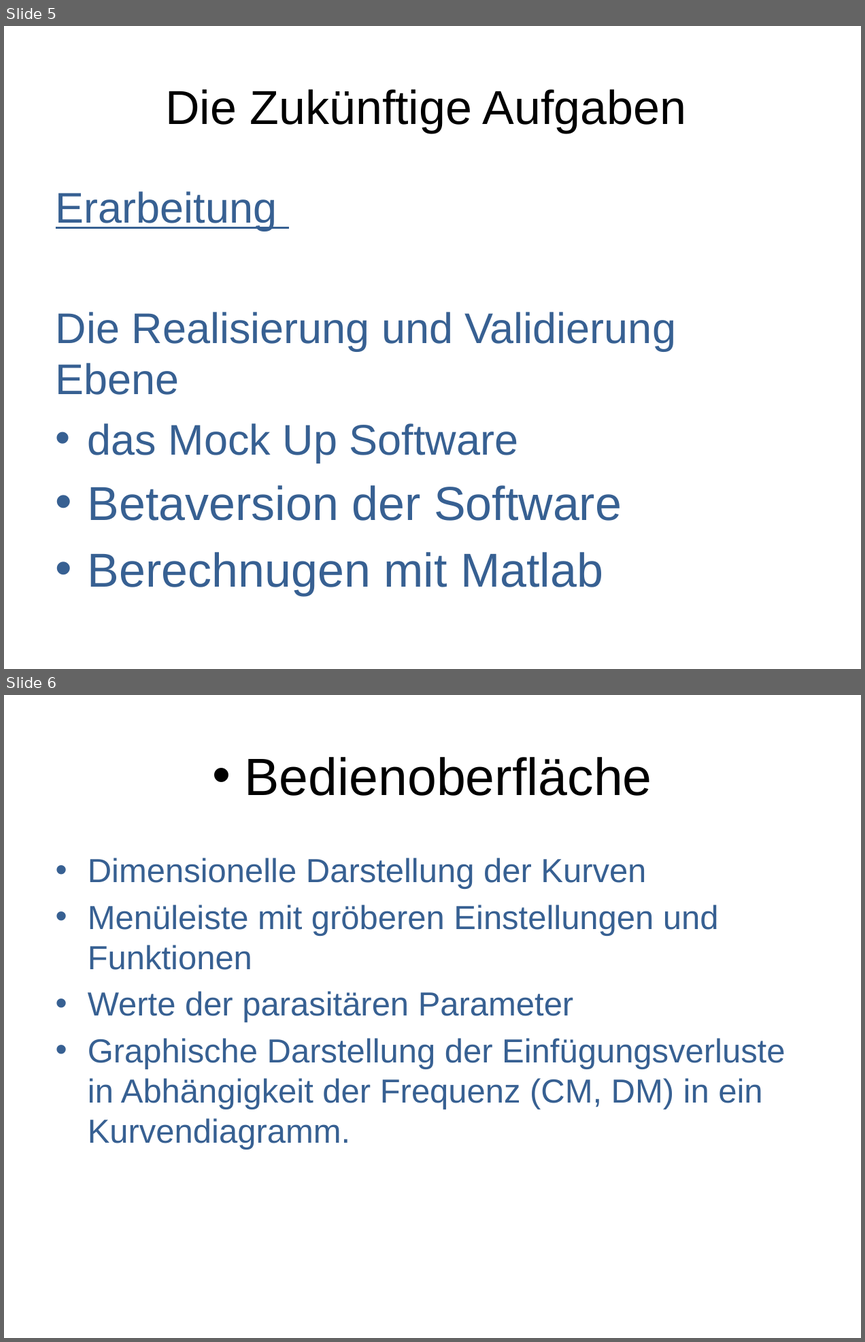
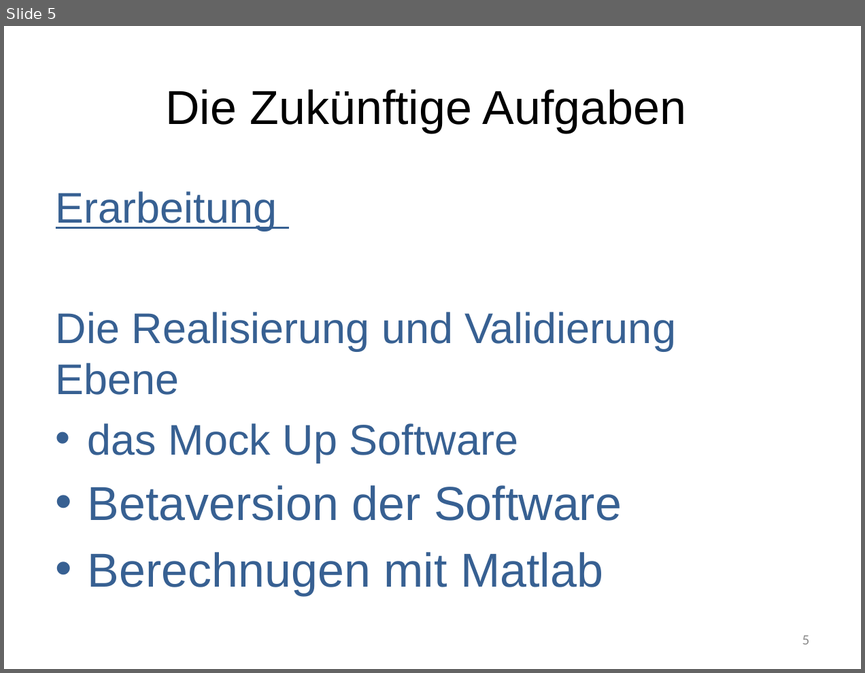
Before and after one commit to marinataborda/P2Organisation, a slide deck: Präsentationen/ZwischenPresäntation.pptx. Shown one above the other, each under a label of ours: slides 5 and 6 before the commit, slide 5 after it. The pictures are 865x1342 and 865x673 pixels, drawn with LibreOffice and Linux fonts; fonts in the diff are those of the drawing. Boxes give left, top, right and bottom in pixels: in the first picture for what was removed or moved away, otherwise in the second. Text is boxed around its words. In the diff, an @@ line names an element or a change of style, - is before the commit and + after.

```diff
--- a/Präsentationen/ZwischenPresäntation.pptx
+++ b/Präsentationen/ZwischenPresäntation.pptx
@@ slide 6 removed at bbox=[4, 695, 861, 1338], background #FFFFFF @@
@@ title removed at bbox=[245, 757, 652, 796] @@
-• Bedienoberfläche
@@ text removed at bbox=[88, 858, 785, 1149] @@
-• Dimensionelle Darstellung der Kurven
-• Menüleiste mit gröberen Einstellungen und Funktionen
-• Werte der parasitären Parameter
-• Graphische Darstellung der Einfügungsverluste in Abhängigkeit der Frequenz (CM, DM) in ein Kurvendiagramm.
@@ slide 5 changed as well @@
@@ page number added at bbox=[802, 635, 810, 644], 12 pt, text #8C8C8C @@
+5
```
Also in this commit, not shown: 6 other slides changed, 12 slides added, 6 other slides removed, 2 other files.
